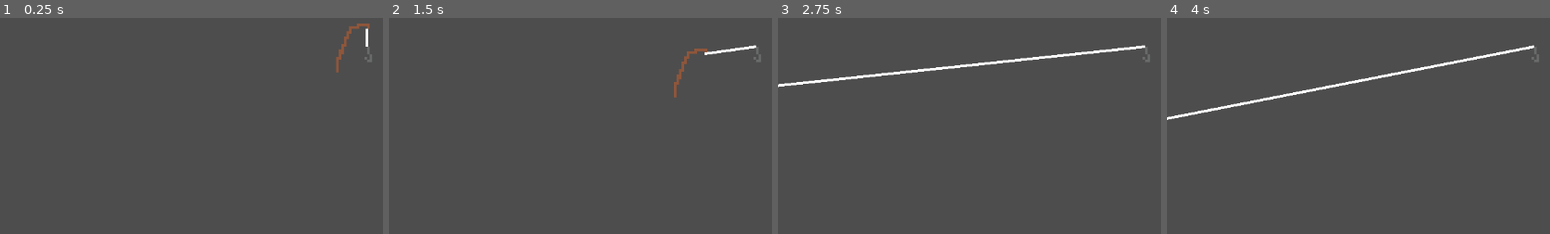
Above: before the commit, frames 1-4 (left to right).
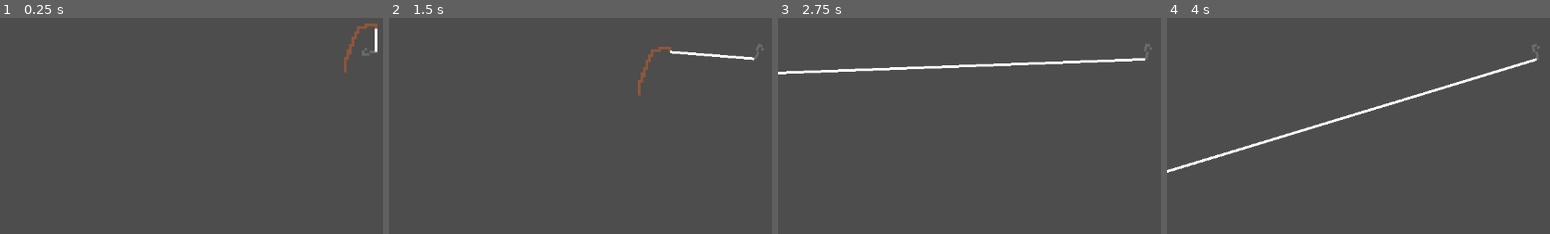
Above: after the commit, the same moments.

Repository: Lunairye/Fishing-Game
Game: Godot game, scene res://test_main.tscn
Two runs of this game, one before a commit and one after it. Both use one fixed random seed, a clock stepped at 60 frames per second and the inputs below.
Inputs:
- Up to frame 1 (0.25 s): no input
- Up to frame 2 (1.5 s): tap Enter at 0.5 s; hold F (Fish) 0.53-1.28 s; tap Space at 1.25 s; tap F (Fish) at 1.35 s
- Up to frame 3 (2.75 s): hold F (Fish) from 2.03 s (still down)
- Up to frame 4 (4 s): release F (Fish) at 2.78 s; tap F (Fish) at 2.85 s; hold F (Fish) from 3.53 s (still down)

The runs differ from the first frame. In frame 1, 0.7% of the frame differs, in the area x 87-99%, y 2-26%; in frame 2, 1.1%; in frame 3, 2.5%; in frame 4, 2.9%, in the area x 0-98%, y 12-72%.

Commit message:
Adding Hook Rotation

Diff:
--- a/Fishing Rod/fishing_hook_manager.gd
+++ b/Fishing Rod/fishing_hook_manager.gd
@@ -3,6 +3,7 @@
 var state = ""
 var reeled = "reeled"
 var thrown = "thrown"
+var sinking = "sinking"
 
 var launch_angle = PI/6
 var launch_vector = Vector2.ZERO
@@ -12,17 +13,22 @@
 
 func _ready() -> void:
 	state = reeled
+	self.rotate(PI/2)
 
 
 func _physics_process(delta: float) -> void:
 	if state == reeled:
 		self.gravity_scale = 0
-	else:
+	elif state == thrown:
 		self.gravity_scale = 1
+		travel_vector = self.linear_velocity.normalized()
+		look_at(travel_vector)
 
-	travel_vector = self.linear_velocity.normalized()
+	elif state == sinking:
+		print("sinking")
 
-	print(travel_vector)
+
+
 
 
 func _launch(power: int) -> void:
--- a/Fishing Rod/fishing_rod.tscn
+++ b/Fishing Rod/fishing_rod.tscn
@@ -23,24 +23,28 @@
 script = ExtResource("3_pyqmv")
 
 [node name="CollisionShape2D" type="CollisionShape2D" parent="Fishing Hook"]
+position = Vector2(0, 3)
 shape = SubResource("CircleShape2D_52v63")
 
-[node name="Sprite2D" type="Sprite2D" parent="Fishing Hook"]
-texture = ExtResource("1_3y1ma")
-
 [node name="Area2D" type="Area2D" parent="Fishing Hook"]
+position = Vector2(0, 3)
 
 [node name="CollisionShape2D" type="CollisionShape2D" parent="Fishing Hook/Area2D"]
 shape = SubResource("CircleShape2D_3y1ma")
 
 [node name="Camera2D" type="Camera2D" parent="Fishing Hook"]
+position = Vector2(0, 3)
 zoom = Vector2(4, 4)
 
 [node name="Fishing Hook Current Mark" type="Marker2D" parent="Fishing Hook"]
-position = Vector2(-1, -2)
+position = Vector2(-0.5, 0)
+
+[node name="Sprite2D" type="Sprite2D" parent="Fishing Hook"]
+position = Vector2(0.5, 2)
+texture = ExtResource("1_3y1ma")
 
 [node name="Fishing Line" type="Line2D" parent="."]
 width = 1.0
 
 [node name="Fishing Hook Reeled Marker" type="Marker2D" parent="."]
-position = Vector2(6, -8)
+position = Vector2(6.5, -8)
Binary file changed: Art Assets/Fishing Hook.png
